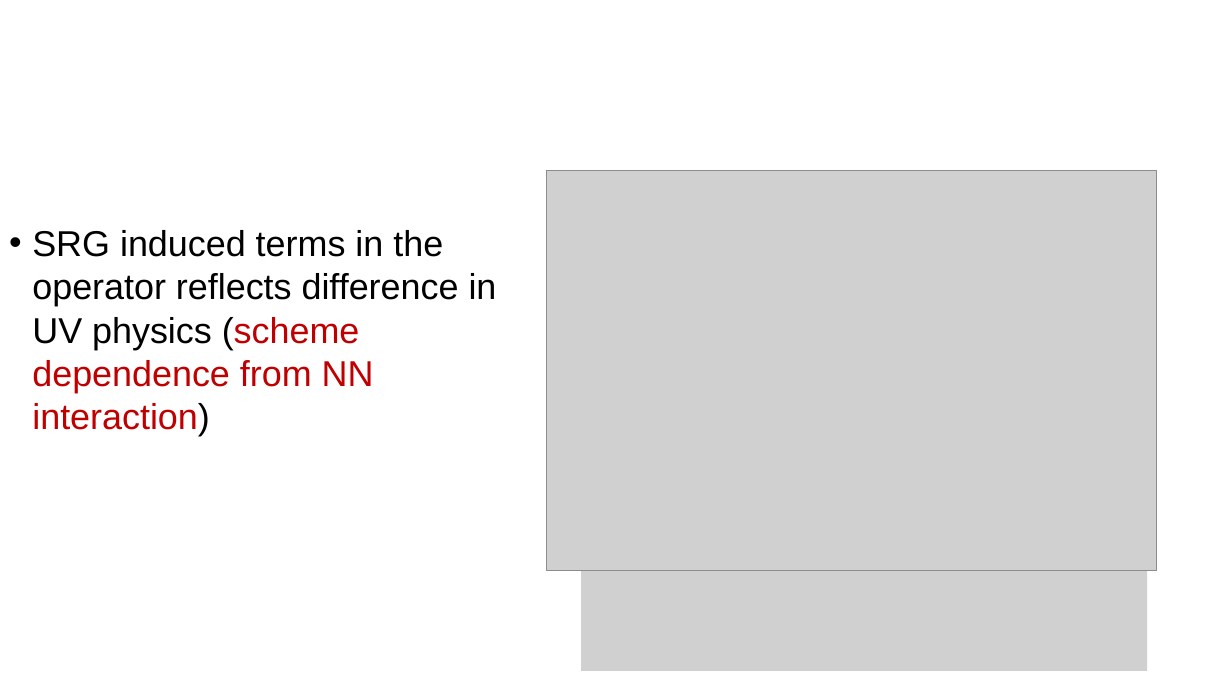
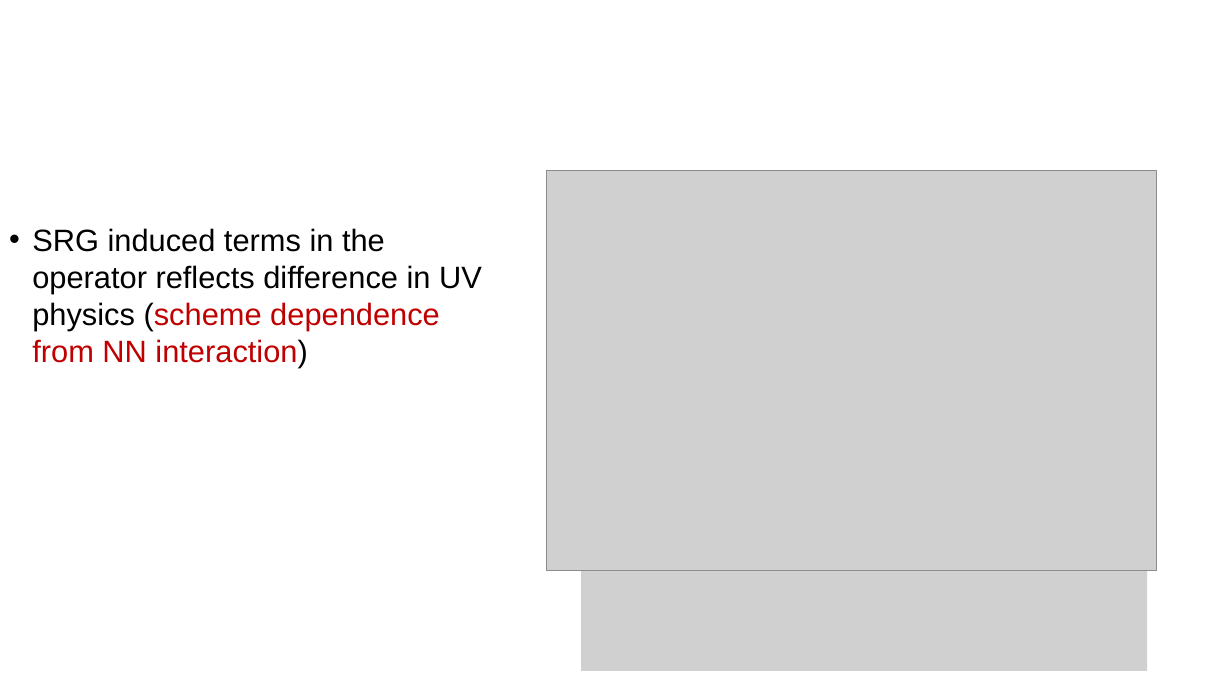
Before and after one commit to tropiano4/tropiano-srg, a slide deck: slide 21 of Presentations/NUCLEI_June2020/tropiano_nuclei_2020.pptx. Drawn at 1232x693 pixels with LibreOffice and Linux fonts; fonts in the diff are those of the drawing; grey boxes stand for pictures. Boxes give left, top, right and bottom in pixels: in the first picture for what was removed or moved away, otherwise in the second. Text is boxed around its words. In the diff, an @@ line names an element or a change of style, - is before the commit and + after.

```diff
--- a/Presentations/NUCLEI_June2020/tropiano_nuclei_2020.pptx
+++ b/Presentations/NUCLEI_June2020/tropiano_nuclei_2020.pptx
@@ text "SRG induced terms in the ..." at [32, 228, 482, 368]: size 28 to 24 pt @@
```
Also in this commit, not shown: 1 other slide changed, 1 slide added.
